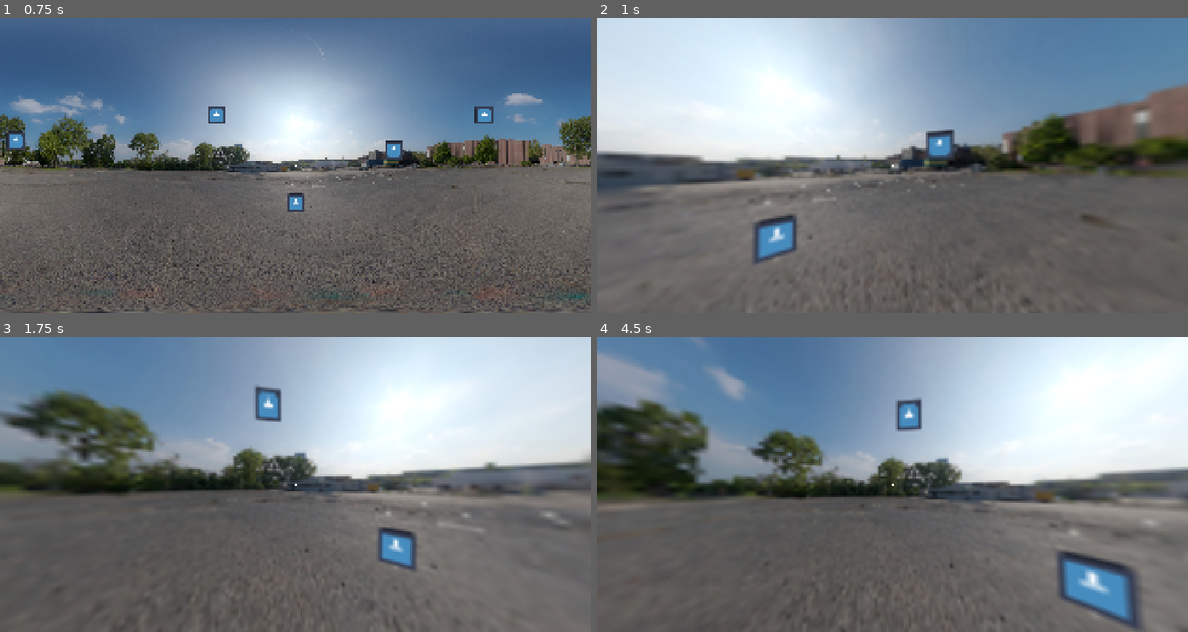
Above: before the commit, frames 1-4 (two rows, left to right).
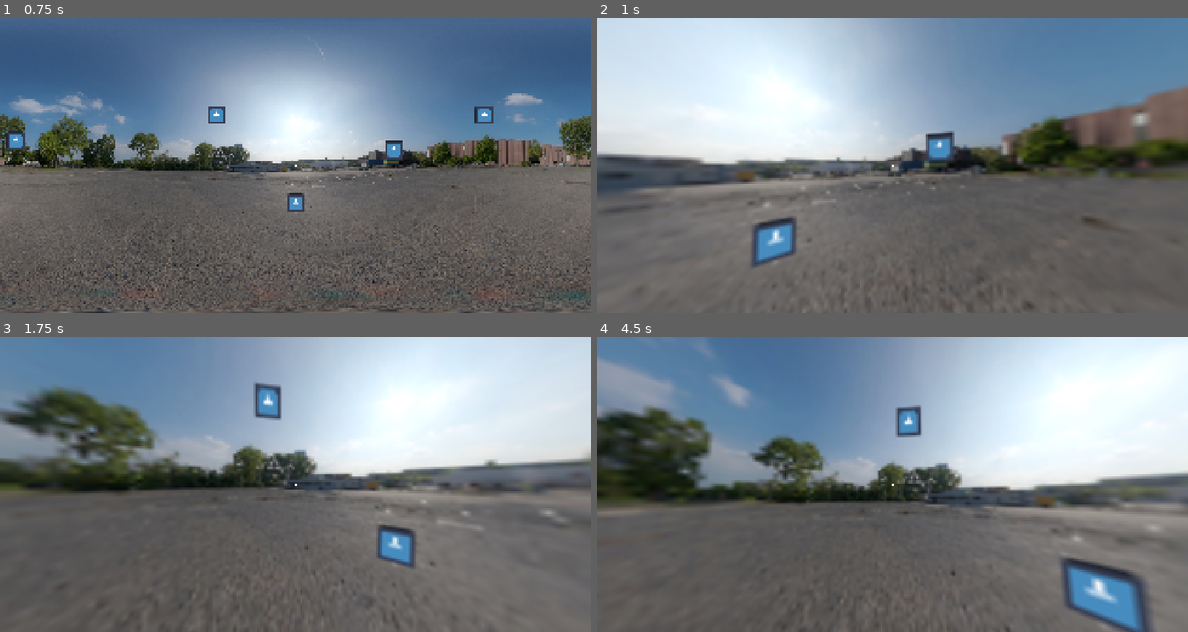
Above: after the commit, the same moments.

Repository: AlexPham0209/fnaf-scrolling-test
Game: Godot game, scene res://src/scenes/scrolling.tscn
Same seed, same stepped clock (60 frames per second), same inputs: the game is played once before the commit and once after it. The project has no main scene, so this scene is started directly. The engine's default icon, where the game draws it, is replaced by a stand-in: a white triangle on a blue panel in a dark square.
Inputs (mouse positions are in pixels of both pictures, inside the frame that each line leads up to):
- Up to frame 1 (0.75 s): tap Enter (ui_accept) at 0.5 s; move the mouse to (325, 165) at 0.52 s
- Up to frame 2 (1 s): tap Enter (ui_accept) at 0.77 s
- Up to frame 3 (1.75 s): tap Enter (ui_accept) at 1.25, 1.52 s; move the mouse to (265, 484) at 1.27 s
- Up to frame 4 (4.5 s): tap Enter (ui_accept) at 2, 2.75, 3.02, 3.5, 3.77, 4.25 s; move the mouse to (904, 478) at 2.02 s; move the mouse to (886, 490) at 2.77 s; move the mouse to (933, 487) at 3.52 s; move the mouse to (845, 481) at 4.27 s

Frame 1 is identical in both runs. In frame 2, 3.3% of the frame differs, in the area x 0-98%, y 23-99%; in frame 3, 4.2%; in frame 4, 12%, in the area x 0-100%, y 5-100%.

Commit message:
Added screen wrap

Diff:
--- a/src/scenes/scrolling.tscn
+++ b/src/scenes/scrolling.tscn
@@ -65,7 +65,6 @@
 captured = true
 
 [node name="Cursor" type="Area2D" parent="." node_paths=PackedStringArray("perspective")]
-visible = false
 position = Vector2(2728, 852)
 script = ExtResource("5_tincr")
 perspective = NodePath("../Perspective")
--- a/src/scripts/perspective.gd
+++ b/src/scripts/perspective.gd
@@ -37,4 +37,4 @@
 
 	if event is InputEventMouseMotion and Input.get_mouse_mode() == Input.MOUSE_MODE_CAPTURED:
 		cp.x = fposmod(cp.x + event.relative.x * 0.001, 1.0)
-		cp.y = clamp(cp.y + event.relative.y * 0.001, 0.3, 0.7)
+		cp.y = clamp(cp.y + event.relative.y * 0.002, 0.3, 0.7)
